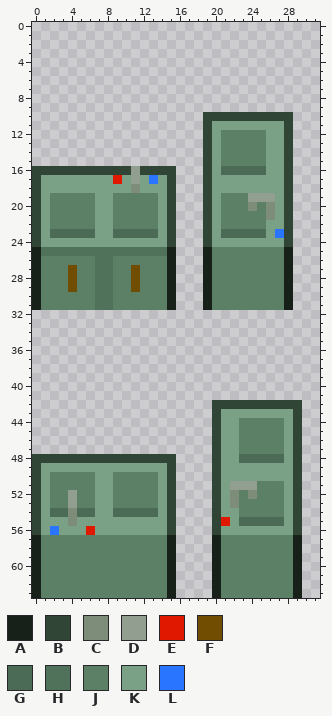
One commit to this pixel-art file: Assets/Pixelart/Dining Room/sink.aseprite. The picture above is the old version.
32x64 pixels, 1 frame.
Palette (. is transparent): A #17211a  B #314537  C #7e8c7a  D #929e8f  E #e11800  F #704d00  G #4c6b56  H #50715a  J #5b8066  K #7aa185  L #2a75ff
Pixels before, first column x 0:
10 ...................BBBBBBBBBB.
11 ...................BKKKKKKKKB.
12 ...................BKJJJJJKKB.
13 ...................BKJJJJJKKB.
14 ...................BKJJJJJKKB.
15 ...................BKJJJJJKKB.
16 BBBBBBBBBBBDBBBB...BKGGGGGKKB.
17 BKKKKKKKKEKDKLKB...BKKKKKKKKB.
18 BKKKKKKKKKKCKKKB...BKKKKKKKKB.
19 BKJJJJJKKJJJJJKB...BKJJJDDDKB.
20 BKJJJJJKKJJJJJKB...BKJJJCJCKB.
21 BKJJJJJKKJJJJJKB...BKJJJJJCKB.
22 BKJJJJJKKJJJJJKB...BKJJJJJKKB.
23 BKGGGGGKKGGGGGKB...BKGGGGGKLB.
24 BKKKKKKKKKKKKKKB...BKKKKKKKKB.
25 AHHHHHHHHHHHHHHA...AJJJJJJJJA.
26 AJJJJJJHHJJJJJJA...AJJJJJJJJA.
27 AJJJFJJHHJJFJJJA...AJJJJJJJJA.
28 AJJJFJJHHJJFJJJA...AJJJJJJJJA.
29 AJJJFJJHHJJFJJJA...AJJJJJJJJA.
30 AJJJJJJHHJJJJJJA...AJJJJJJJJA.
31 AJJJJJJHHJJJJJJA...AJJJJJJJJA.
32 ..............................
33 ..............................
34 ..............................
35 ..............................
36 ..............................
37 ..............................
38 ..............................
39 ..............................
40 ..............................
41 ..............................
42 ....................BBBBBBBBBB
43 ....................BKKKKKKKKB
44 ....................BKKJJJJJKB
45 ....................BKKJJJJJKB
46 ....................BKKJJJJJKB
47 ....................BKKJJJJJKB
48 BBBBBBBBBBBBBBBB....BKKGGGGGKB
49 BKKKKKKKKKKKKKKB....BKKKKKKKKB
50 BKJJJJJKKJJJJJKB....BKKKKKKKKB
51 BKJJJJJKKJJJJJKB....BKDDDJJJKB
52 BKJJDJJKKJJJJJKB....BKCJCJJJKB
53 BKJJDJJKKJJJJJKB....BKCJJJJJKB
54 BKGGCGGKKGGGGGKB....BKKJJJJJKB
55 BKKKCKKKKKKKKKKB....BEKGGGGGKB
56 BKLKKKEKKKKKKKKB....BKKKKKKKKB
57 AJJJJJJJJJJJJJJA....AJJJJJJJJA
58 AJJJJJJJJJJJJJJA....AJJJJJJJJA
59 AJJJJJJJJJJJJJJA....AJJJJJJJJA
60 AJJJJJJJJJJJJJJA....AJJJJJJJJA
61 AJJJJJJJJJJJJJJA....AJJJJJJJJA
62 AJJJJJJJJJJJJJJA....AJJJJJJJJA
63 AJJJJJJJJJJJJJJA....AJJJJJJJJA
New version:
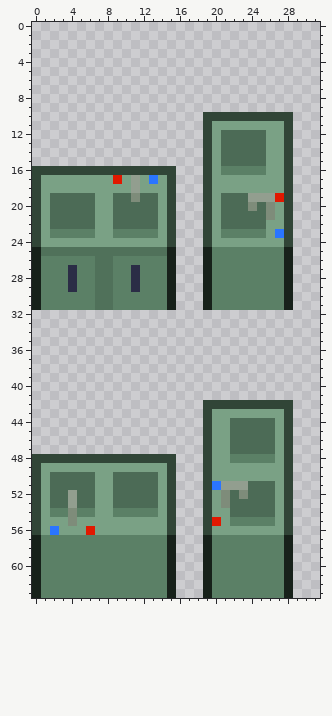
Changes in this commit:
colour F: #704d00 -> #2b2d46
Changed rows in their new state; - is a pixel that keeps its letter.
first column x 2:
12 -------------------GGGGG--
13 -------------------GGGGG--
14 -------------------GGGGG--
15 -------------------GGGGG--
16 ---------B---------JJJJJ--
18 ---------D----------------
19 GGGGG--GGCGG-------GGG---E
20 GGGGG--GGGGG-------GGG-G--
21 GGGGG--GGGGG-------GGGGG--
22 GGGGG--GGGGG-------GGGGG--
23 JJJJJ--JJJJJ-------JJJJJ--
first column x 2:
42 -----------------B---------.
43 -----------------BK-------B.
44 -----------------BK-GGGGGKB.
45 -----------------BK-GGGGGKB.
46 -----------------BK-GGGGGKB.
47 -----------------BK-GGGGGKB.
48 -----------------BK-JJJJJKB.
49 -----------------BK-------B.
50 GGGGG--GGGGG-----BK-------B.
51 GGGGG--GGGGG-----BLD--GGGKB.
52 GG-GG--GGGGG-----BKCGCGGGKB.
53 GG-GG--GGGGG-----BKCGGGGGKB.
54 JJ-JJ--JJJJJ-----BK-GGGGGKB.
55 -----------------BEKJJJJJKB.
56 -----------------BK-------B.
57 -----------------AJ-------A.
58 -----------------AJ-------A.
59 -----------------AJ-------A.
60 -----------------AJ-------A.
61 -----------------AJ-------A.
62 -----------------AJ-------A.
63 -----------------AJ-------A.
Boxes around the changes in both pictures, in picture pixels (x1, y1, x2, y2):
changed: (221, 130, 284, 238)
changed: (50, 166, 158, 238)
changed: (68, 265, 77, 292)
changed: (131, 265, 140, 292)
changed: (203, 400, 302, 598)
changed: (50, 472, 158, 517)
